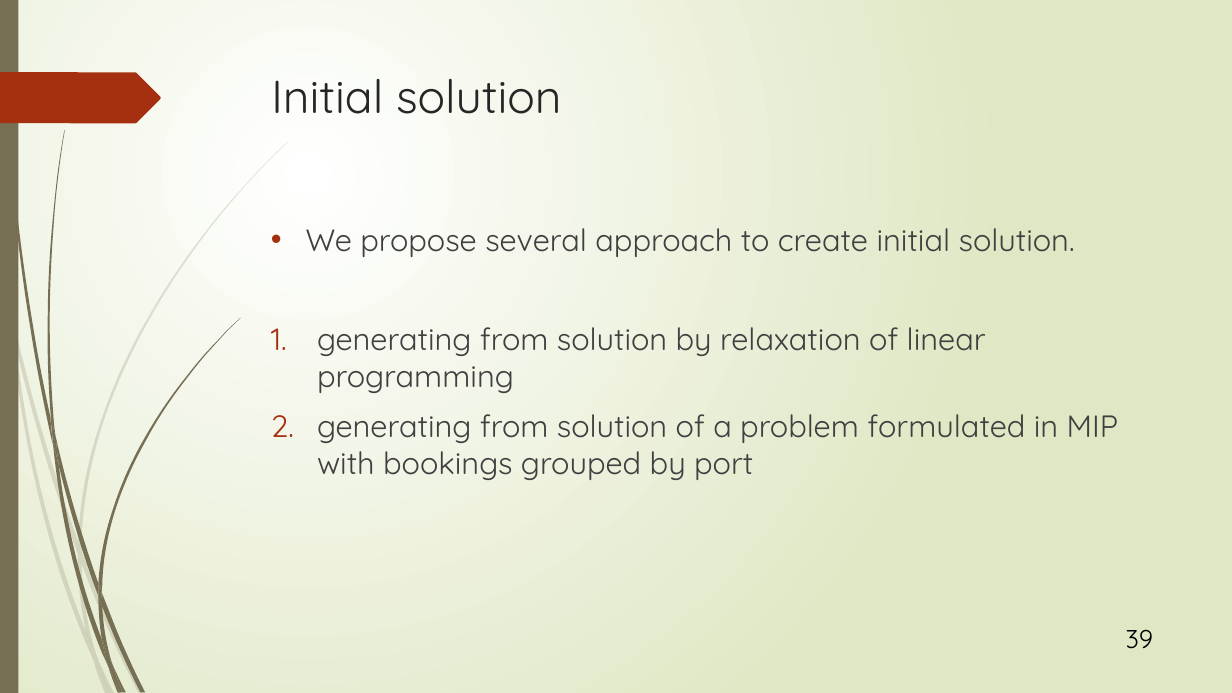
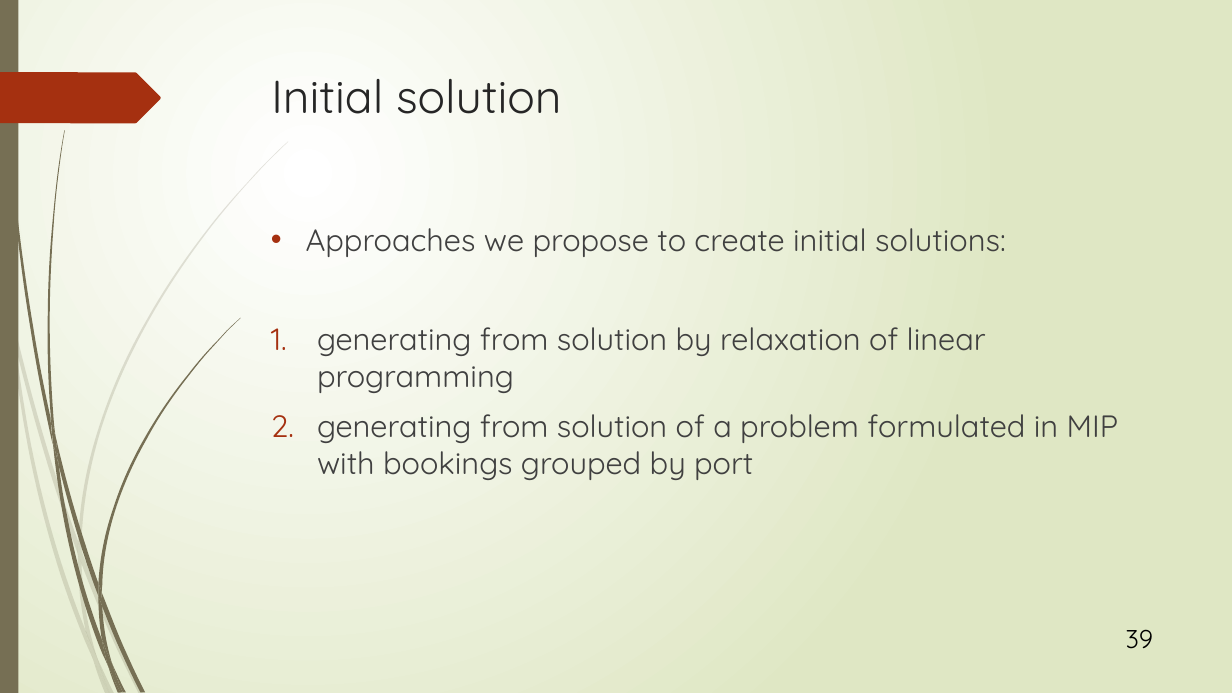
Before and after one commit to r-kurosu/kline_new, a slide deck: slide 39 of 竹田.pptx. Drawn at 1232x693 pixels with LibreOffice and Linux fonts; fonts in the diff are those of the drawing. Boxes give left, top, right and bottom in pixels: in the first picture for what was removed or moved away, otherwise in the second. Text is boxed around its words. In the diff, an @@ line names an element or a change of style, - is before the commit and + after.

```diff
--- a/竹田.pptx
+++ b/竹田.pptx
@@ text at <box>306,228,1006,257</box>: text changed @@
-• We propose several approach to create initial solution.
+• Approaches we propose to create initial solutions:
```
Also in this commit, not shown: 2 other slides changed.
